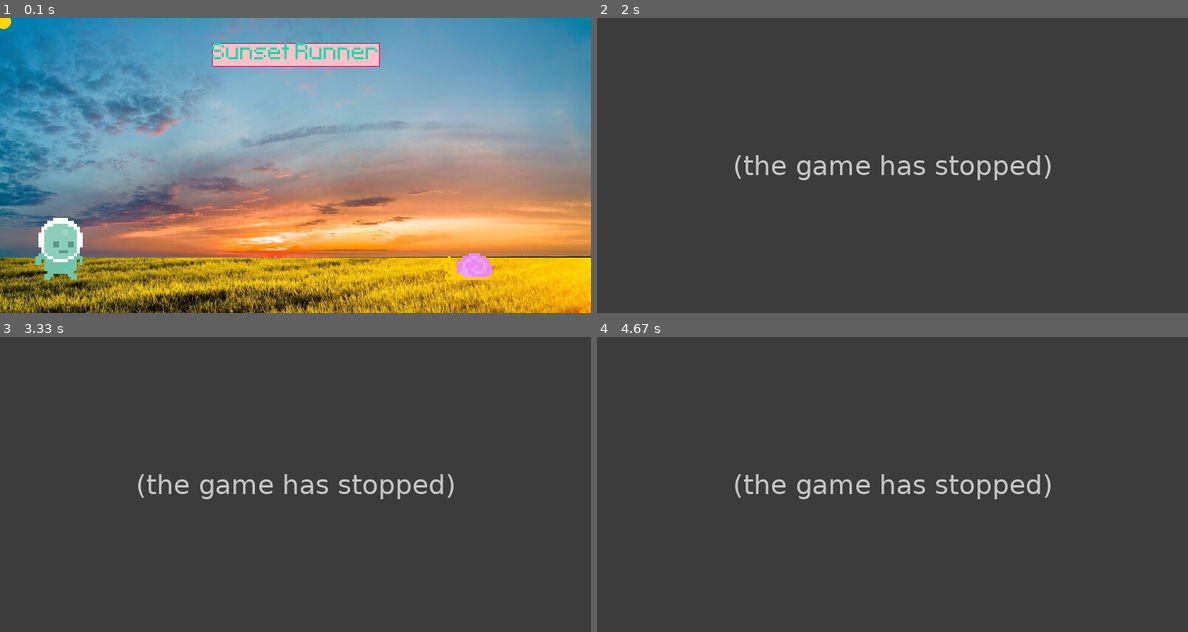
Above: before the commit, frames 1-4 (two rows, left to right).
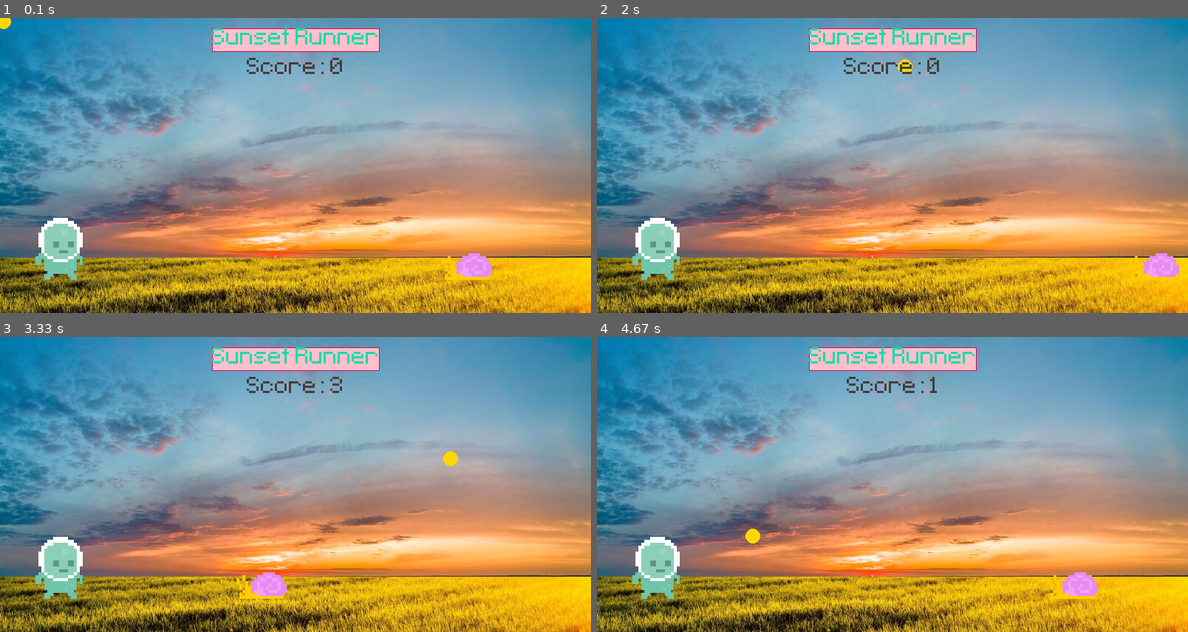
Above: after the commit, the same moments.

Repository: AJHS-Kelley/8b-ajhs-game-programming-23-24-Shortheadband
Game: pygame game, started from gameProgramming/08_ultimatePygame/Creating a Window + Clock.py
Same seed, same stepped clock (60 frames per second), same inputs: the game is played once before the commit and once after it.
Inputs (mouse positions are in pixels of both pictures, inside the frame that each line leads up to):
- Up to frame 1 (0.1 s): no input
- Up to frame 2 (2 s): click (656, 248) at 0.38 s; click (892, 183) at 0.72 s; click (709, 121) at 1.05 s; click (1111, 268) at 1.38 s; click (904, 65) at 1.72 s
- Up to frame 3 (3.33 s): click (265, 561) at 2.05 s; click (277, 434) at 2.38 s; click (212, 422) at 2.72 s; click (449, 457) at 3.05 s
- Up to frame 4 (4.67 s): click (1075, 478) at 3.38 s; click (1016, 431) at 3.72 s; tap Space at 4 s; click (750, 537) at 4.38 s

The runs differ from the first frame. In frame 1, 3.3% of the frame differs, in the area x 35-65%, y 3-19%; in frame 2, 99%; in frame 3, 99%; in frame 4, 100%, in the area x 0-100%, y 0-100%.
Before the commit the program exited at 1.72 s; later frames show no game.

Commit message:
Ver update
Game Over added

Diff:
--- a/gameProgramming/08_ultimatePygame/Creating a Window + Clock.py
+++ b/gameProgramming/08_ultimatePygame/Creating a Window + Clock.py
@@ -1,18 +1,27 @@
 import pygame
 from sys import exit
 # Good work, get it finished please.
+
+def display_score():
+    current_time = int(pygame.time.get_ticks() / 500) - start_time
+    score_surf = test_font.render(f'Score: {current_time}',False,(64,64,64))
+    score_rect = score_surf.get_rect(center = (400,70))
+    screen.blit(score_surf,score_rect)
+    print(current_time)
 
 pygame.init()
 screen = pygame.display.set_mode((800,400))
 pygame.display.set_caption('SSR')
 clock = pygame.time.Clock()
 test_font = pygame.font.Font('font/Pixeltype.ttf', 50)
+game_active = True
+start_time = 0
 
 sky_surface = pygame.image.load('img/Ult_pygame/Sky.jpg').convert()
 ground_surface = pygame.image.load('img/Ult_pygame/Ground.jpg').convert()
 
-score_surface = test_font.render('Sunset Runner', False, (20, 219, 169)).convert()
-score_rectangle = score_surface.get_rect(center = (400,50))
+title_surface = test_font.render('Sunset Runner', False, (20, 219, 169)).convert()
+title_rectangle = title_surface.get_rect(center = (400,30))
 
 player_surface = pygame.image.load('img/Ult_pygame/Player/player_walk_1.png')
 player_rectangle = player_surface.get_rect(midbottom = (80,355))
@@ -27,38 +36,51 @@
         if event.type == pygame.QUIT:
             pygame.quit()
             exit()
+    if game_active:
         if event.type == pygame.MOUSEBUTTONDOWN:
-            if  player_rectangle.collidepoint(event.pos):
-                player_gravity = -17
-        if event.type ==pygame.KEYDOWN:
-            if event.key == pygame.K_SPACE and player_rectangle.bottom >= 300:
-                player_gravity = -17
+            if  player_rectangle.collidepoint(event.pos) and player_rectangle.bottom >= 320:
+                player_gravity = -19.5
+
+        if event.type == pygame.KEYDOWN:
+            if event.key == pygame.K_SPACE and player_rectangle.bottom >= 320:
+                player_gravity = -19.5
                 #if player_rectangle.bottom >= 250 and int(doubleJump):
                 #    player_gravity = -13.9,
+    else:
+        if game_active == False:
+            game_active = True
+            snail_x_rectangle.left = 800
+            print("restart")
+            start_time = int(pygame.time.get_ticks() / 500)
 
+    if game_active:
+       screen.blit(ground_surface,(0,0))
+       screen.blit(sky_surface,(0,-35))
+       pygame.draw.rect(screen,'pink',title_rectangle)
+       pygame.draw.rect(screen,(214, 13, 90),title_rectangle,1)
+       pygame.draw.circle(screen,'gold',pygame.mouse.get_pos(),10)
+       screen.blit(title_surface,title_rectangle)
+       display_score()
 
-    screen.blit(ground_surface,(0,0))
-    screen.blit(sky_surface,(0,-35))
-    pygame.draw.rect(screen,'pink',score_rectangle)
-    pygame.draw.rect(screen,(214, 13, 90),score_rectangle,1)
-    pygame.draw.circle(screen,'gold',pygame.mouse.get_pos(),10)
-    screen.blit(score_surface,score_rectangle)
+       snail_x_rectangle.x -= 5.5
+       if snail_x_rectangle.right <=0: snail_x_rectangle.left = 800
 
-    snail_x_rectangle.x -= 5.5
-    if snail_x_rectangle.right <=0: snail_x_rectangle.left = 800
-
-    screen.blit(player_surface,player_rectangle)
+       screen.blit(player_surface,player_rectangle)
 
     # Player
-    player_gravity += 1
-    player_rectangle.y += player_gravity
-    if player_rectangle.bottom >= 355: player_rectangle.bottom = 355
-    screen.blit(snail_surface,snail_x_rectangle)
+       player_gravity += 1
+       player_rectangle.y += player_gravity
+       if player_rectangle.bottom >= 355: player_rectangle.bottom = 355
+       screen.blit(snail_surface,snail_x_rectangle)
 
     # collision
-    if snail_x_rectangle.colliderect(player_rectangle):
-        pygame.quit()
-        exit()
+    #if snail_x_rectangle.colliderect(player_rectangle):
+    #    pygame.quit()
+    #    exit()
+       if snail_x_rectangle.colliderect(player_rectangle):
+            game_active = False
+    else:
+        screen.fill('yellow')
 
     #keys = pygame.key.get_pressed()
     #if keys[pygame.K_SPACE]:
